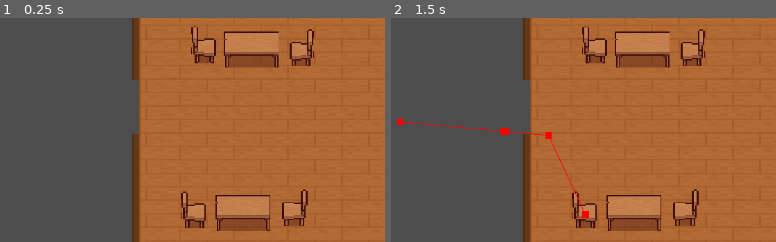
Above: before the commit, frames 1-2 (left to right).
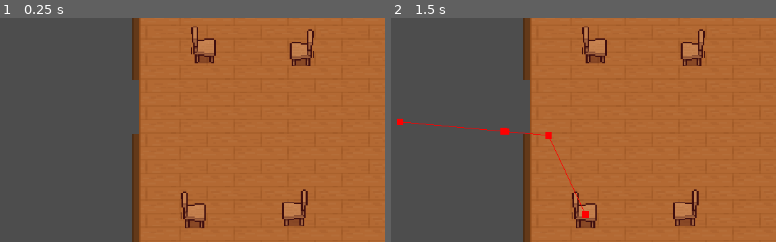
Above: after the commit, the same moments.

Repository: Jose-Prince/UVG-Tesis-Game
Game: Godot game, scene res://Scenes/MainScene.tscn
The game is run twice, just before and just after one commit, with the same random seed, the same clock (stepped at 60 frames per second) and the same inputs.
Inputs (mouse positions are % of the whole screen's width and height, from its top left):
- Up to frame 1 (0.25 s): no input
- Up to frame 2 (1.5 s): tap Enter at 0.5 s; move the mouse to (71, 45) at 0.52 s; hold D (right) 0.53-1.28 s; click (71, 45) at 0.67 s; move the mouse to (27, 55) at 1.27 s; hold S (down) from 1.28 s (still down)
The pictures show only the part of the screen within x 0-50%, y 37-87%; the shares and areas given below are measured in that part.

The runs differ from the first frame. In frame 1, 3.8% of the frame differs, in the area x 55-73%, y 5-96%; in frame 2, 3.8%.

Commit message:
style: better table

Diff:
--- a/Prefabs/Table.tscn
+++ /dev/null
@@ -1,22 +0,0 @@
-[gd_scene format=3 uid="uid://c6v4cscudxqsh"]
-
-[ext_resource type="Texture2D" uid="uid://2d20jnl7otnj" path="res://Sprites/TopDownHouse_FurnitureState1.png" id="1_o8chr"]
-
-[sub_resource type="RectangleShape2D" id="RectangleShape2D_5rhpu"]
-size = Vector2(33, 22)
-
-[node name="Chair" type="Node2D" unique_id=1763360672]
-
-[node name="Area2D" type="Area2D" parent="." unique_id=227082844]
-
-[node name="NinePatchRect" type="NinePatchRect" parent="Area2D" unique_id=774143767]
-offset_left = -16.0
-offset_top = -11.0
-offset_right = 17.0
-offset_bottom = 11.0
-texture = ExtResource("1_o8chr")
-region_rect = Rect2(0.34935403, 31.453857, 46.06412, 30.877224)
-
-[node name="CollisionShape2D" type="CollisionShape2D" parent="Area2D" unique_id=1955943769]
-position = Vector2(0.5, 0)
-shape = SubResource("RectangleShape2D_5rhpu")
--- /dev/null
+++ b/Prefabs/table.tscn
@@ -0,0 +1,29 @@
+[gd_scene format=3 uid="uid://d3hb3h1ih8e8w"]
+
+[ext_resource type="Texture2D" uid="uid://2d20jnl7otnj" path="res://Sprites/TopDownHouse_FurnitureState1.png" id="1_sawk4"]
+
+[sub_resource type="RectangleShape2D" id="RectangleShape2D_rbrsc"]
+size = Vector2(46, 21)
+
+[sub_resource type="AtlasTexture" id="AtlasTexture_uo8q5"]
+atlas = ExtResource("1_sawk4")
+region = Rect2(0, 31.597538, 48.727726, 31.21207)
+
+[sub_resource type="RectangleShape2D" id="RectangleShape2D_sawk4"]
+size = Vector2(64, 45)
+
+[node name="Table" type="StaticBody2D" unique_id=639487740]
+
+[node name="collider" type="CollisionShape2D" parent="." unique_id=141406604]
+position = Vector2(0, 4.5)
+shape = SubResource("RectangleShape2D_rbrsc")
+
+[node name="Sprite2D" type="Sprite2D" parent="." unique_id=1872101582]
+texture = SubResource("AtlasTexture_uo8q5")
+
+[node name="DetectionArea" type="Area2D" parent="." unique_id=1021018811]
+
+[node name="CollisionShape2D" type="CollisionShape2D" parent="DetectionArea" unique_id=1347747545]
+position = Vector2(1, 0.5)
+shape = SubResource("RectangleShape2D_sawk4")
+debug_color = Color(0.94935995, 5.390644e-06, 0.57624334, 0.41960785)
--- a/Scenes/MainScene.tscn
+++ b/Scenes/MainScene.tscn
@@ -1,11 +1,10 @@
 [gd_scene format=4 uid="uid://bci2hoxx3ohmy"]
 
 [ext_resource type="Texture2D" uid="uid://crttdqpbnjv3e" path="res://Sprites/TopDownHouse_FloorsAndWalls.png" id="1_hpc76"]
-[ext_resource type="Script" uid="uid://d315dg6v264o8" path="res://Scripts/MainSceneScript.gd" id="1_y4jh7"]
+[ext_resource type="Script" path="res://Scripts/MainSceneScript.gd" id="1_y4jh7"]
 [ext_resource type="Texture2D" uid="uid://2d20jnl7otnj" path="res://Sprites/TopDownHouse_FurnitureState1.png" id="2_tr2i4"]
 [ext_resource type="Texture2D" uid="uid://ivufxjdlav1s" path="res://Sprites/TopDownHouse_SmallItems.png" id="3_nhkr4"]
 [ext_resource type="PackedScene" uid="uid://c7veufbusq3vm" path="res://Prefabs/Chair.tscn" id="4_7rqgy"]
-[ext_resource type="PackedScene" uid="uid://c6v4cscudxqsh" path="res://Prefabs/Table.tscn" id="5_qxria"]
 
 [sub_resource type="TileSetAtlasSource" id="TileSetAtlasSource_tr2i4"]
 texture = ExtResource("1_hpc76")
@@ -809,12 +808,6 @@
 tile_map_data = PackedByteArray("AAASAP7/AAAHAAcAAAAUAP7/AAAFAAYAAAA=")
 tile_set = SubResource("TileSet_q68mp")
 
-[node name="Table" parent="." unique_id=1134153762 instance=ExtResource("5_qxria")]
-position = Vector2(61, 159)
-
-[node name="Table2" parent="." unique_id=1351688658 instance=ExtResource("5_qxria")]
-position = Vector2(66, 62)
-
 [node name="NavigationRegion2D" type="NavigationRegion2D" parent="." unique_id=1213933671]
 navigation_polygon = SubResource("NavigationPolygon_qxria")
 
--- a/Scenes/café_place.tscn
+++ b/Scenes/café_place.tscn
@@ -7,6 +7,8 @@
 [ext_resource type="PackedScene" path="res://Prefabs/time_ui.tscn" id="3_eqbnc"]
 [ext_resource type="Script" path="res://Scripts/time_ui.gd" id="4_a4k3g"]
 [ext_resource type="PackedScene" uid="uid://h6uqvesj3b8s" path="res://Prefabs/Player.tscn" id="5_npy7o"]
+[ext_resource type="PackedScene" uid="uid://c6v4cscudxqsh" path="res://Prefabs/Table.tscn" id="8_52c50"]
+[ext_resource type="PackedScene" uid="uid://d3hb3h1ih8e8w" path="res://Prefabs/table.tscn" id="9_4hpb6"]
 
 [sub_resource type="TileSetAtlasSource" id="TileSetAtlasSource_52c50"]
 texture = ExtResource("1_7ewdn")
@@ -731,4 +733,10 @@
 [node name="Player" parent="." unique_id=1461023337 instance=ExtResource("5_npy7o")]
 position = Vector2(293, 198)
 
+[node name="Table" parent="." unique_id=1763360672 instance=ExtResource("8_52c50")]
+position = Vector2(241, 224)
+
+[node name="Table2" parent="." unique_id=639487740 instance=ExtResource("9_4hpb6")]
+position = Vector2(290, 227)
+
 [connection signal="updated" from="TimeSystem" to="CanvasLayer/TimeGui" method="_on_time_system_updated"]
